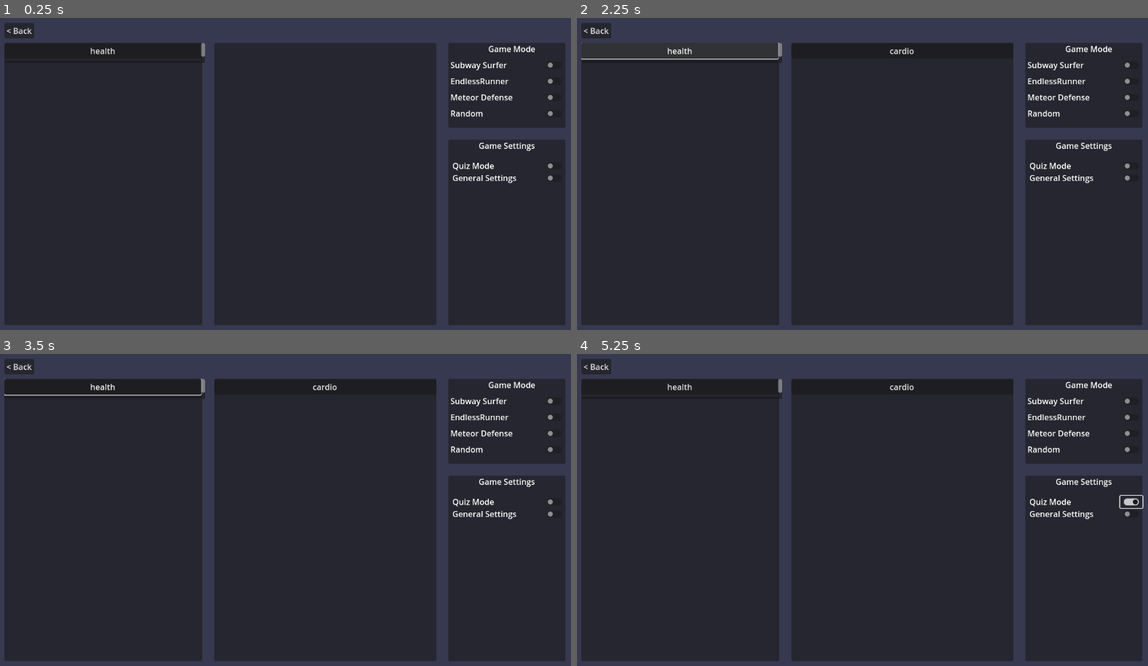
Above: before the commit, frames 1-4 (two rows, left to right).
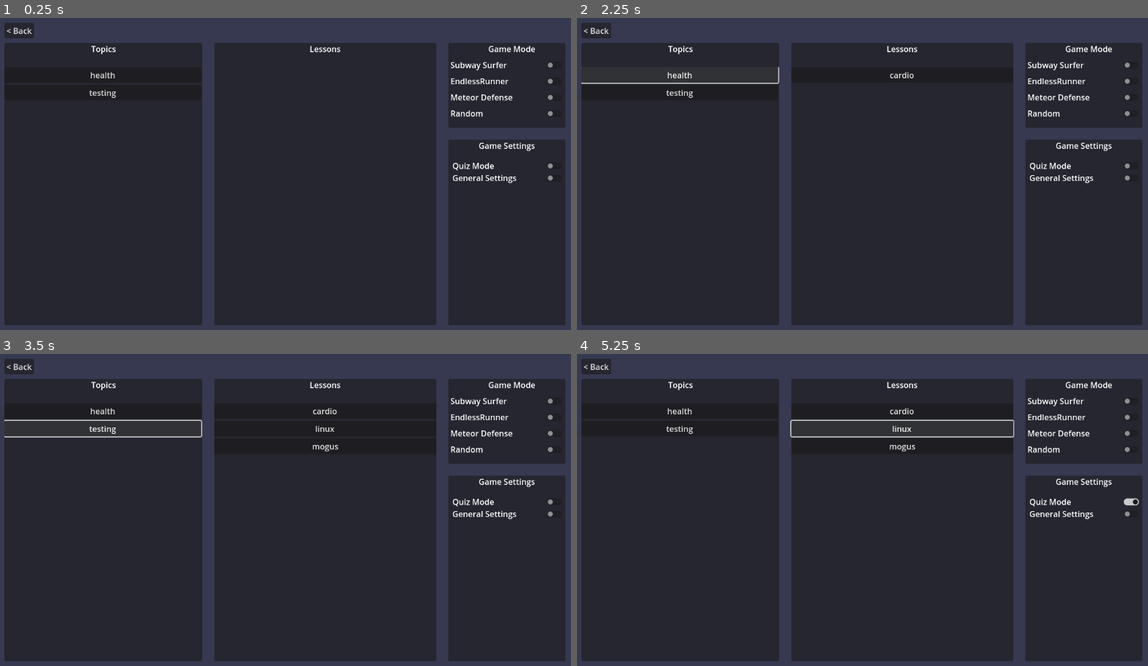
Above: after the commit, the same moments.

Repository: squidink7/SuperAF
Game: Godot game, scene res://scenes/ui/teacher/game_settings.tscn
Two runs of this game, one before a commit and one after it. Both use one fixed random seed, a clock stepped at 60 frames per second and the inputs below. This scene is started directly instead of the project's main scene.
Inputs (mouse positions are in pixels of both pictures, inside the frame that each line leads up to):
- Up to frame 1 (0.25 s): no input
- Up to frame 2 (2.25 s): click "EndlessRunner" at 0.5 s; click "EndlessRunner" at 1.25 s; click "health" at 2 s
- Up to frame 3 (3.5 s): click "testing" at 2.75 s
- Up to frame 4 (5.25 s): click "cardio" at 3.5 s; click (1130, 500) at 4.25 s; click (902, 428) at 5 s, where only the run after the commit has a clickable "linux"

The runs differ from the first frame. In frame 1, 0.3% of the frame differs, in the area x 15-60%, y 7-26%; in frame 2, 0.6%; in frame 3, 0.9%; in frame 4, 0.9%, in the area x 15-100%, y 7-50%.

Commit message:
Adding titles to scenes

Diff:
--- a/scenes/ui/teacher/game_settings.tscn
+++ b/scenes/ui/teacher/game_settings.tscn
@@ -18,10 +18,22 @@
 offset_right = 408.0
 offset_bottom = 624.0
 
+[node name="TopicLabel" type="Label" parent="TopicPanel"]
+layout_mode = 0
+offset_left = 1.0
+offset_right = 392.0
+offset_bottom = 40.0
+text = "Topics"
+horizontal_alignment = 1
+
 [node name="Topics" type="ScrollContainer" parent="TopicPanel"]
-layout_mode = 0
-offset_right = 40.0
-offset_bottom = 40.0
+layout_mode = 1
+anchors_preset = 15
+anchor_right = 1.0
+anchor_bottom = 1.0
+offset_top = 48.0
+grow_horizontal = 2
+grow_vertical = 2
 horizontal_scroll_mode = 0
 
 [node name="Topics" type="VBoxContainer" parent="TopicPanel/Topics"]
@@ -39,10 +51,21 @@
 offset_right = 872.0
 offset_bottom = 624.0
 
+[node name="LessonsLabel" type="Label" parent="LessonPanel"]
+layout_mode = 0
+offset_right = 440.0
+offset_bottom = 40.0
+text = "Lessons"
+horizontal_alignment = 1
+
 [node name="Lessons" type="VBoxContainer" parent="LessonPanel"]
 layout_mode = 1
-offset_right = 440.0
-offset_bottom = 600.0
+anchors_preset = 15
+anchor_right = 1.0
+anchor_bottom = 1.0
+offset_top = 48.0
+grow_horizontal = 2
+grow_vertical = 2
 
 [node name="Lessons" type="VBoxContainer" parent="LessonPanel/Lessons"]
 unique_name_in_owner = true
--- a/scenes/ui/teacher/teacher_page.tscn
+++ b/scenes/ui/teacher/teacher_page.tscn
@@ -28,6 +28,7 @@
 anchors_preset = 15
 anchor_right = 1.0
 anchor_bottom = 1.0
+offset_top = 32.0
 grow_horizontal = 2
 grow_vertical = 2
 
@@ -39,6 +40,14 @@
 
 [node name="Label" type="Label" parent="TopicsPanel/Topics"]
 layout_mode = 2
+
+[node name="Label" type="Label" parent="TopicsPanel"]
+layout_mode = 0
+offset_left = 1.0
+offset_right = 201.0
+offset_bottom = 32.0
+text = "Topics"
+horizontal_alignment = 1
 
 [node name="LessonsPanel" type="Panel" parent="."]
 layout_mode = 1
@@ -57,6 +66,7 @@
 anchors_preset = 15
 anchor_right = 1.0
 anchor_bottom = 1.0
+offset_top = 32.0
 offset_bottom = 3.0
 grow_horizontal = 2
 grow_vertical = 2
@@ -66,6 +76,13 @@
 layout_mode = 2
 size_flags_horizontal = 3
 size_flags_vertical = 3
+
+[node name="Label" type="Label" parent="LessonsPanel"]
+layout_mode = 0
+offset_right = 288.0
+offset_bottom = 32.0
+text = "Lessons"
+horizontal_alignment = 1
 
 [node name="BackButton" type="Button" parent="."]
 layout_mode = 0
@@ -101,6 +118,7 @@
 anchors_preset = 15
 anchor_right = 1.0
 anchor_bottom = 1.0
+offset_top = 32.0
 grow_horizontal = 2
 grow_vertical = 2
 
